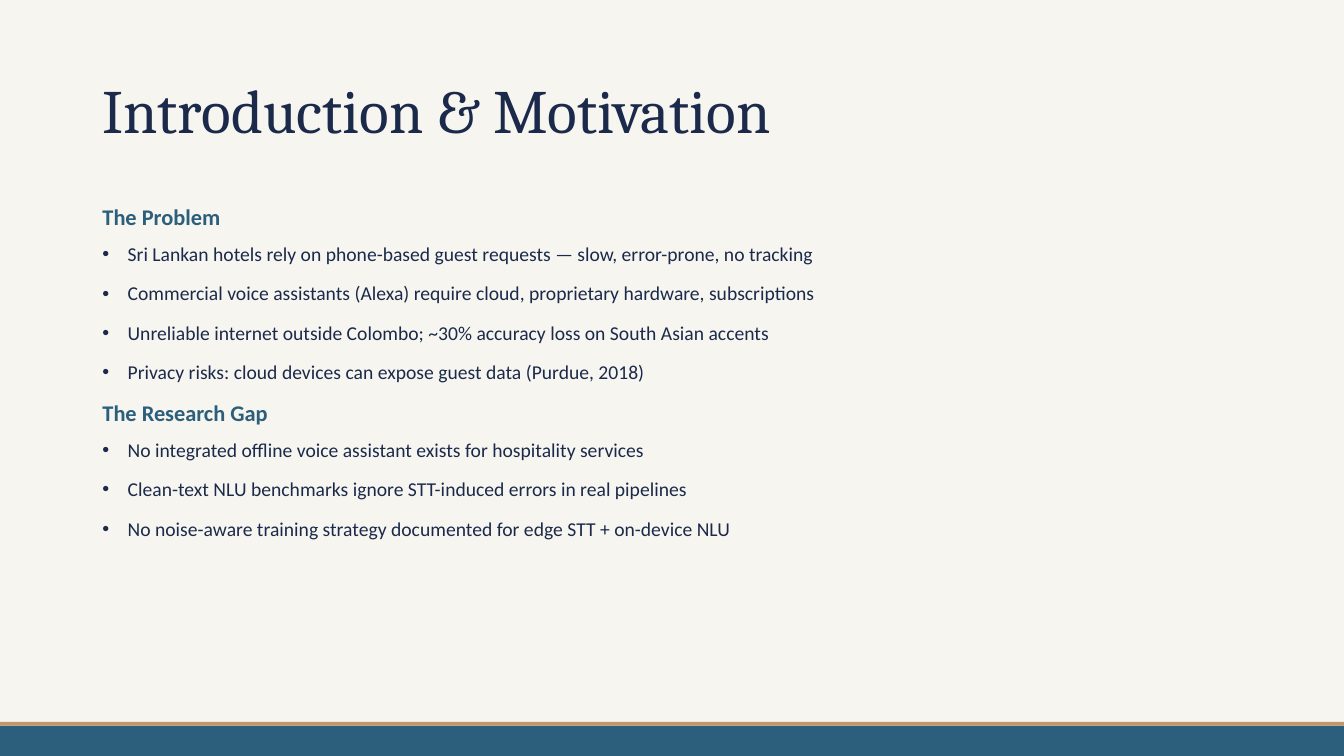
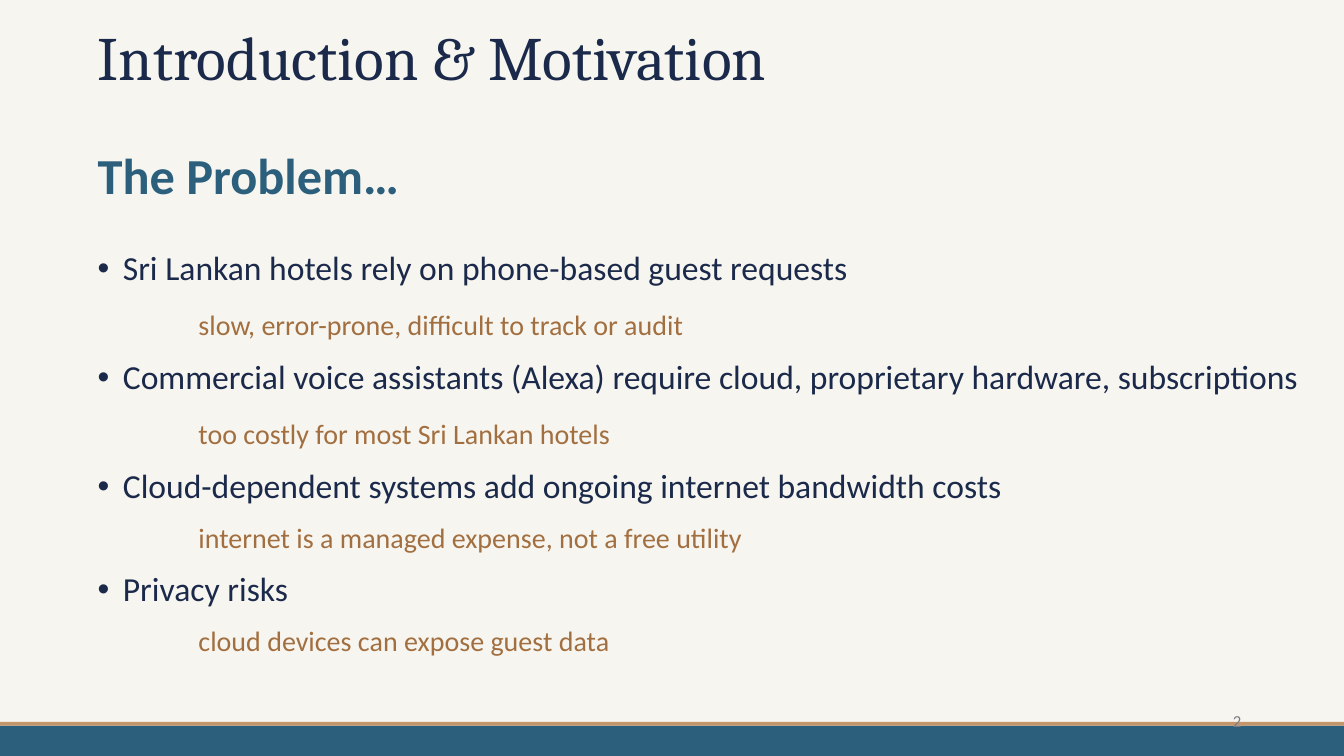
Before and after one commit to mdpw/msc-research, a slide deck: slide 2 of documents/Viva Presentation.pptx. Drawn at 1344x756 pixels with LibreOffice and Linux fonts; fonts in the diff are those of the drawing. Boxes give left, top, right and bottom in pixels: in the first picture for what was removed or moved away, otherwise in the second. Text is boxed around its words. In the diff, an @@ line names an element or a change of style, - is before the commit and + after.

```diff
--- a/documents/Viva Presentation.pptx
+++ b/documents/Viva Presentation.pptx
@@ title "Introduction & Motivation": place and size @@
-title "Introduction & Motivation" at <box>102,90,771,134</box>
+title "Introduction & Motivation" at <box>98,37,766,81</box>
@@ text "The Problem…": place and size @@
-text "The Problem…" at <box>102,209,814,540</box>
+text "The Problem…" at <box>98,158,1298,656</box>
@@ text at <box>98,158,847,340</box>: text changed; size 14 to 24 pt @@
-The Problem
-• Sri Lankan hotels rely on phone-based guest requests — slow, error-prone, no tracking
+The Problem…
+• Sri Lankan hotels rely on phone-based guest requests
+slow, error-prone, difficult to track or audit
@@ text at <box>123,364,1298,395</box>: size 14 to 24 pt in "Commercial voice assistants (Alexa) require cloud, proprieta ..." @@
@@ text at <box>123,424,1001,656</box>: text changed; size 14 to 20 pt; text colour #1B2A4A to #A26F40 @@
-• Unreliable internet outside Colombo; ~30% accuracy loss on South Asian accents
-• Privacy risks: cloud devices can expose guest data (Purdue, 2018)
-The Research Gap
-• No integrated offline voice assistant exists for hospitality services
-• Clean-text NLU benchmarks ignore STT-induced errors in real pipelines
-• No noise-aware training strategy documented for edge STT + on-device NLU
+too costly for most Sri Lankan hotels
+• Cloud-dependent systems add ongoing internet bandwidth costs
+internet is a managed expense, not a free utility
+• Privacy risks
+cloud devices can expose guest data
@@ page number added at <box>1233,714,1241,732</box>, 12 pt, text #7A7D86 @@
+2
```
Also in this commit, not shown: 12 other slides changed, 4 slides added, 1 slide removed, 1 other file.
